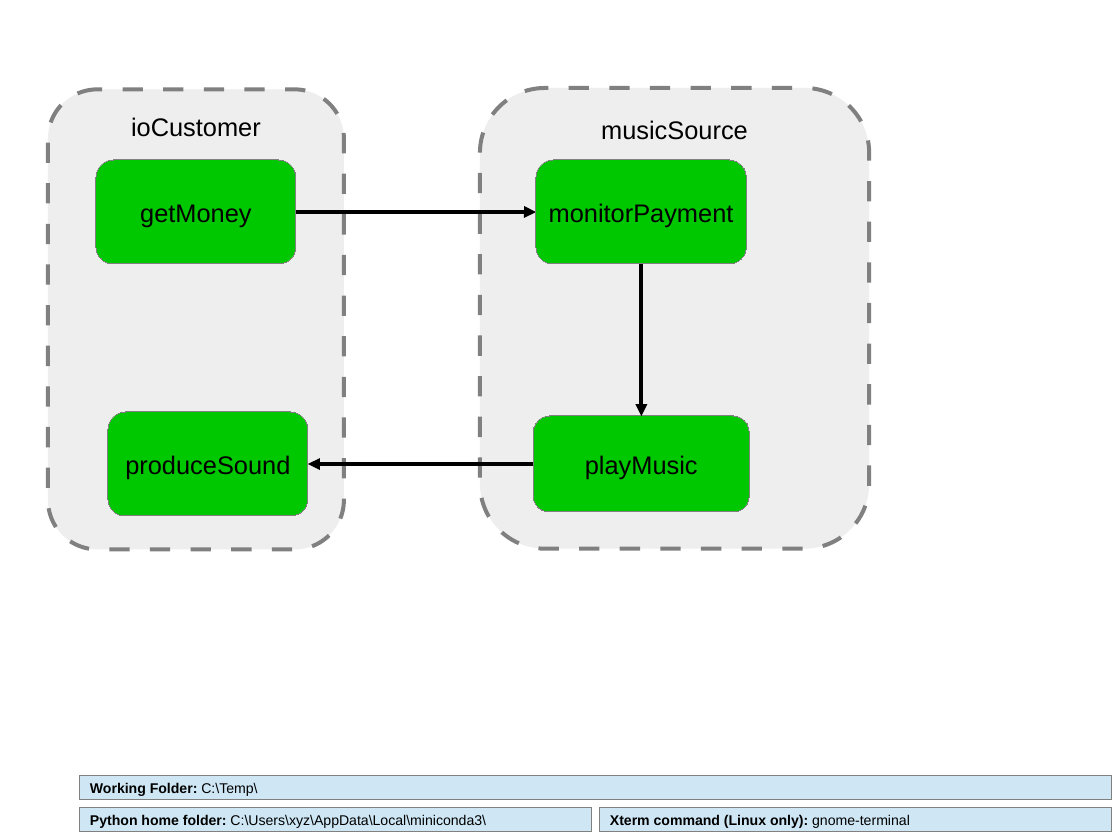
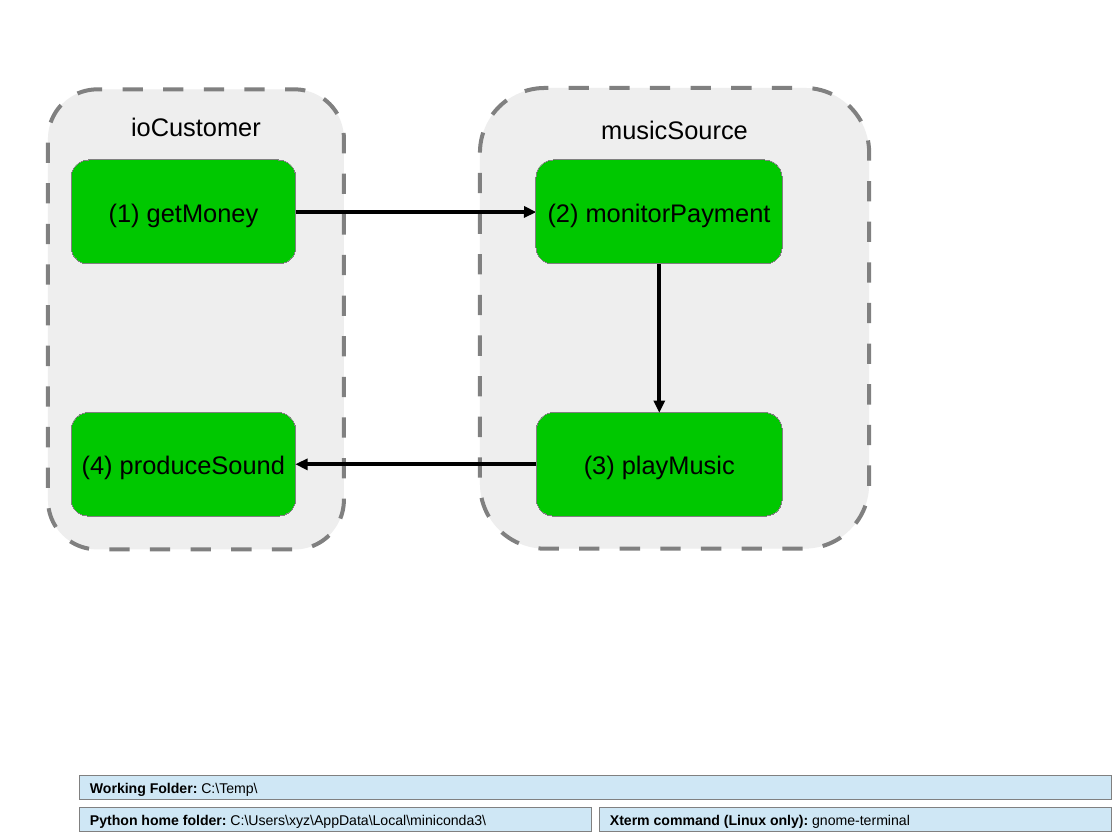
Before and after one commit to GfSE/fas4sysmlv2, a slide deck: slide 3 of src/io/usecase-activity-editor/fas_frontend.odp. Drawn at 1120x840 pixels with LibreOffice and Linux fonts; fonts in the diff are those of the drawing. Boxes give left, top, right and bottom in pixels: in the first picture for what was removed or moved away, otherwise in the second. Text is boxed around its words. In the diff, an @@ line names an element or a change of style, - is before the commit and + after.

```diff
--- a/src/io/usecase-activity-editor/fas_frontend.odp
+++ b/src/io/usecase-activity-editor/fas_frontend.odp
@@ rounded rectangle "(1) getMoney": place and size @@
-rounded rectangle "(1) getMoney" at [96,160,296,263]
+rounded rectangle "(1) getMoney" at [71,160,296,263]
@@ rounded rectangle "(2) monitorPayment": place and size @@
-rounded rectangle "(2) monitorPayment" at [537,160,747,263]
+rounded rectangle "(2) monitorPayment" at [537,160,783,263]
@@ text in rounded rectangle at [109,203,259,227]: text changed @@
-getMoney
+(1) getMoney
@@ text in rounded rectangle at [548,203,771,227]: text changed @@
-monitorPayment
+(2) monitorPayment
@@ elbow arrow moved from (641, 264) - (641, 416) to (660, 264) - (660, 413) @@
@@ rounded rectangle "(4) produceSound": place and size @@
-rounded rectangle "(4) produceSound" at [108,413,308,516]
+rounded rectangle "(4) produceSound" at [71,413,296,516]
@@ rounded rectangle "(3) playMusic": place and size @@
-rounded rectangle "(3) playMusic" at [534,416,749,511]
+rounded rectangle "(3) playMusic" at [537,413,783,516]
@@ text in rounded rectangle at [82,455,285,479]: text changed @@
-produceSound
+(4) produceSound
@@ elbow arrow moved from (534, 464) - (308, 464) to (537, 464) - (296, 464) @@
@@ text in rounded rectangle at [584,455,735,479]: text changed @@
-playMusic
+(3) playMusic
```
Also in this commit, not shown: 1 other slide changed, 1 other file.
